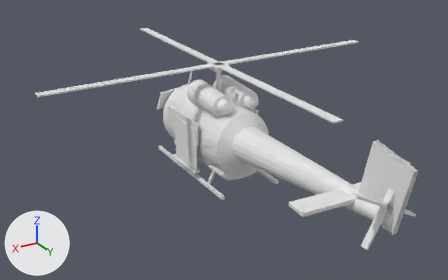
The glTF model game/Airside/Assets/Airside/Art/Models/Aircraft/mdl_bell_412_rescue_v01.gltf as it was, and as the next commit left it.
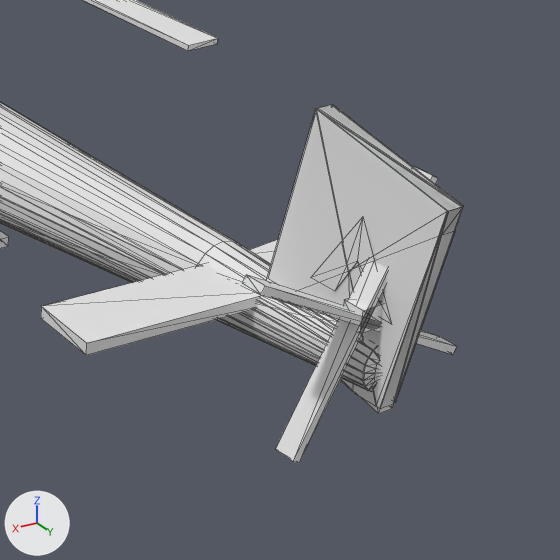
Old and new are each drawn whole from a 50 mm camera at (11.66, 20.12, 11.32) aimed at (0.58, 1.66, 2.09) and again close up on the part from 62% to 100% of the width and 39% to 100% of the height. Every picture has the same lights, and +X, +Y and +Z are marked at lower left. The last two pictures show the newer version. The close-ups show mesh edges as thin lines. Vertices at exactly the same position are counted once.

Names of what the first close-up shows: 'livery_emblem', 'main_rotor_blade_3', 'rescue_red_tail', 'tail_boom', 'tail_fin', 'tail_rotor_blade_1', 'tail_rotor_blade_2', 'tailplane_right' and 3 more.
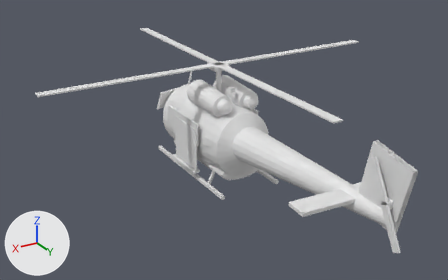
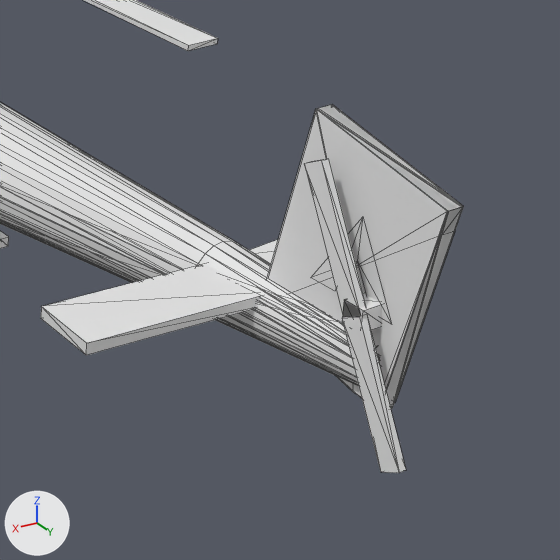
The change, as a diff of the scene's bpy script:
```diff
--- a/game/Airside/Assets/Airside/Art/Models/Aircraft/mdl_bell_412_rescue_v01.gltf.py
+++ b/game/Airside/Assets/Airside/Art/Models/Aircraft/mdl_bell_412_rescue_v01.gltf.py
@@ me_tail_rotor_blade_1 @@
 # used by ob_tail_rotor_blade_1; location = (0.0, 0.0, 0.0)
-me_tail_rotor_blade_1.from_pydata(...)  # 8 vertices, 12 faces; spans x -0.38..0.94, y 9.55..9.77, z 1.86..4.24
-me_tail_rotor_blade_1.vertices[0].co = (0.87, 9.77, 1.86)  # pixel (299, 463)
-me_tail_rotor_blade_1.vertices[1].co = (0.94, 9.77, 1.9)  # pixel (293, 461)
-me_tail_rotor_blade_1.vertices[2].co = (-0.31, 9.77, 4.24)  # pixel (432, 175)
-me_tail_rotor_blade_1.vertices[3].co = (-0.38, 9.77, 4.2)  # pixel (438, 178)
-me_tail_rotor_blade_1.vertices[4].co = (0.87, 9.55, 1.86)
-me_tail_rotor_blade_1.vertices[5].co = (-0.38, 9.55, 4.2)  # pixel (418, 168)
-me_tail_rotor_blade_1.vertices[6].co = (-0.31, 9.55, 4.24)  # pixel (412, 166)
-me_tail_rotor_blade_1.vertices[7].co = (0.94, 9.55, 1.9)  # pixel (275, 449)
+me_tail_rotor_blade_1.from_pydata(...)  # 8 vertices, 12 faces; spans x 0.24..0.32, y 8.94..9.76, z 3.0..4.27
+# me_tail_rotor_blade_1 part 1
+me_tail_rotor_blade_1.vertices[0].co = (0.24, 9.76, 3.1)  # pixel (368, 313)
+me_tail_rotor_blade_1.vertices[1].co = (0.32, 9.76, 3.1)  # pixel (361, 316)
+me_tail_rotor_blade_1.vertices[2].co = (0.32, 9.14, 4.27)  # pixel (321, 160)
+me_tail_rotor_blade_1.vertices[3].co = (0.24, 9.14, 4.27)  # pixel (328, 158)
+me_tail_rotor_blade_1.vertices[4].co = (0.24, 9.56, 3.0)
+me_tail_rotor_blade_1.vertices[5].co = (0.24, 8.94, 4.17)  # pixel (311, 161)
+me_tail_rotor_blade_1.vertices[6].co = (0.32, 8.94, 4.17)  # pixel (304, 163)
+me_tail_rotor_blade_1.vertices[7].co = (0.32, 9.56, 3.0)  # pixel (343, 317)
@@ me_tail_rotor_blade_2 @@
 # used by ob_tail_rotor_blade_2; location = (0.0, 0.0, 0.0)
-me_tail_rotor_blade_2.from_pydata(...)  # 8 vertices, 12 faces; spans x -0.89..1.49, y 9.55..9.77, z 2.39..3.71
-me_tail_rotor_blade_2.vertices[0].co = (1.49, 9.77, 3.64)  # pixel (260, 294)
-me_tail_rotor_blade_2.vertices[1].co = (1.45, 9.77, 3.71)  # pixel (265, 285)
-me_tail_rotor_blade_2.vertices[2].co = (-0.89, 9.77, 2.46)  # pixel (456, 346)
-me_tail_rotor_blade_2.vertices[3].co = (-0.85, 9.77, 2.39)  # pixel (452, 354)
-me_tail_rotor_blade_2.vertices[4].co = (1.49, 9.55, 3.64)  # pixel (242, 283)
-me_tail_rotor_blade_2.vertices[5].co = (-0.85, 9.55, 2.39)
-me_tail_rotor_blade_2.vertices[6].co = (-0.89, 9.55, 2.46)  # pixel (437, 335)
-me_tail_rotor_blade_2.vertices[7].co = (1.45, 9.55, 3.71)  # pixel (246, 274)
+me_tail_rotor_blade_2.from_pydata(...)  # 8 vertices, 12 faces; spans x 0.26..0.34, y 9.56..10.38, z 1.83..3.1
+# me_tail_rotor_blade_2 part 2
+me_tail_rotor_blade_2.vertices[0].co = (0.26, 9.56, 3.0)
+me_tail_rotor_blade_2.vertices[1].co = (0.34, 9.56, 3.0)  # pixel (341, 318)
+me_tail_rotor_blade_2.vertices[2].co = (0.34, 10.18, 1.83)  # pixel (380, 472)
+me_tail_rotor_blade_2.vertices[3].co = (0.26, 10.18, 1.83)
+me_tail_rotor_blade_2.vertices[4].co = (0.26, 9.76, 3.1)  # pixel (366, 314)
+me_tail_rotor_blade_2.vertices[5].co = (0.26, 10.38, 1.93)  # pixel (406, 470)
+me_tail_rotor_blade_2.vertices[6].co = (0.34, 10.38, 1.93)  # pixel (399, 472)
+me_tail_rotor_blade_2.vertices[7].co = (0.34, 9.76, 3.1)  # pixel (359, 316)
```

Location of each change, (x1, y1, x2, y2) in pixels of the close-ups (560 x 560 px):
'tail_rotor_blade_1', reshaped (62% narrower, 47% shorter)
    before: (275, 166, 438, 463)
    after: (304, 159, 366, 317)
'tail_rotor_blade_2', reshaped (70% narrower, 98% taller)
    before: (242, 275, 457, 354)
    after: (342, 316, 406, 473)
